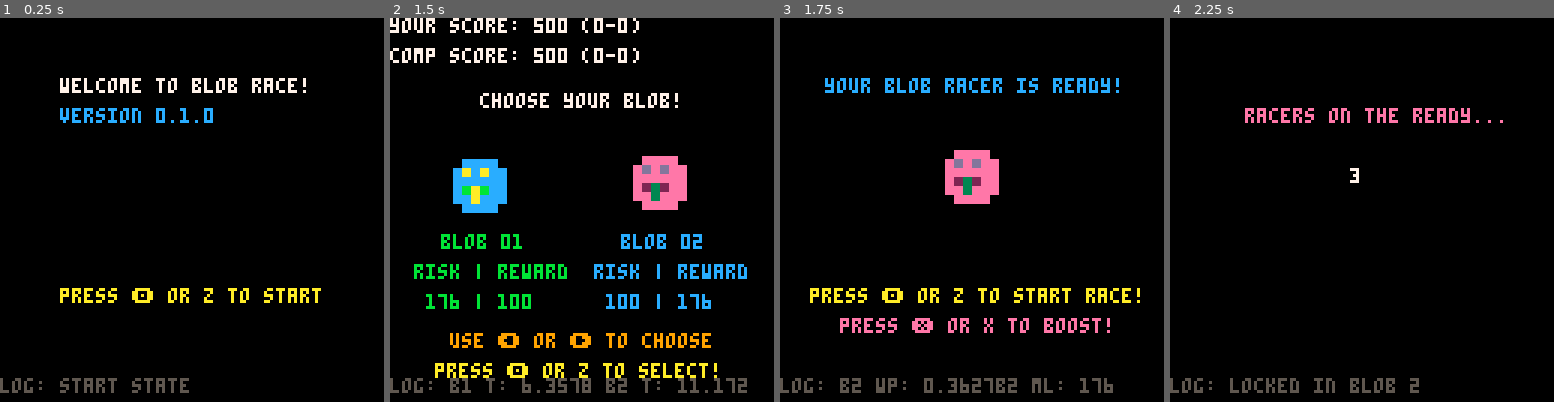
Above: before the commit, frames 1-4 (left to right).
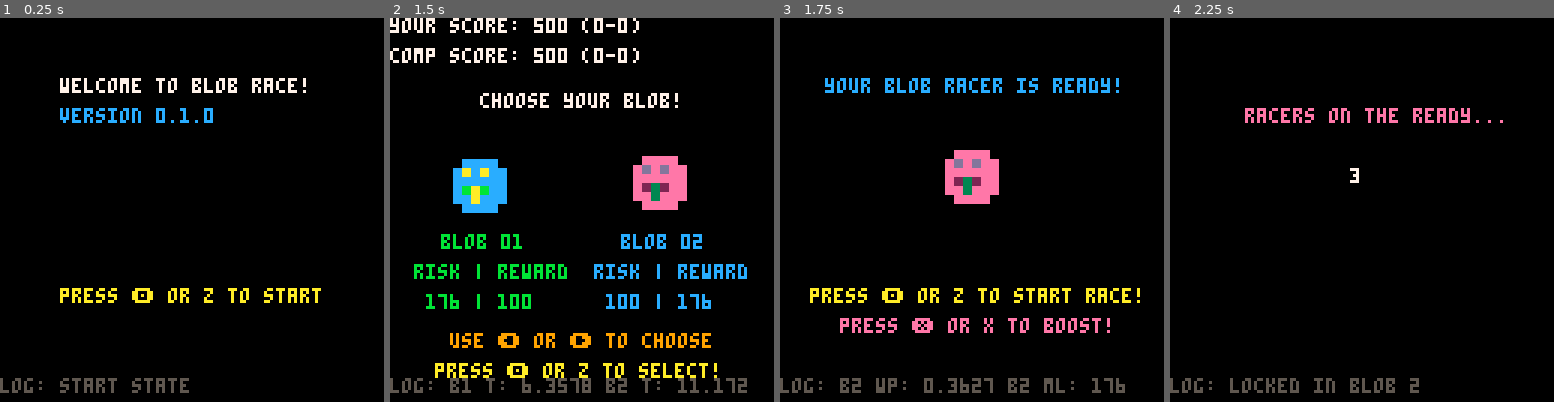
Above: after the commit, the same moments.

Repository: geopet/formula-blob
Game: PICO-8 cartridge blob_race.p8
Two runs of this game, one before a commit and one after it. Both use one fixed random seed, a clock stepped at 60 frames per second and the inputs below.
Inputs:
- Up to frame 1 (0.25 s): no input
- Up to frame 2 (1.5 s): tap X (X key) at 0.33, 1.07 s; tap O (Z key) at 0.7 s
- Up to frame 3 (1.75 s): hold Right from 1.6 s (still down); tap O (Z key) at 1.7 s
- Up to frame 4 (2.25 s): tap X (X key) at 1.85 s; release Right at 2.1 s; tap O (Z key) at 2.1 s

Frames 1-2 are identical in both runs. In frame 3, 0.6% of the frame differs, in the area x 56-90%, y 93-98%; in frame 4, nothing differs.

Commit message:
fix(scoring): address PR comments
Just making some miscellaneous changes as provided through PR review.

Diff:
--- a/blob_race.p8
+++ b/blob_race.p8
@@ -41,7 +41,7 @@
         opponent_losses = nil
     }
 
-    -- race win probablity variables
+    -- race win probability variables
     win_probability = {
         start_line = 10,
         finish_line = 120,
@@ -120,12 +120,12 @@
             selected_blob = 1
             sfx(0)
             -- log_msg = "b1 wp: " .. win_probability.blob1 .. "b1 t: " .. win_probability.blob1_expected_time
-            log_msg = "b1 wp: " .. win_probability.blob1 .. "b1 ml: " .. win_probability.blob1_moneyline
+            log_msg = "b1 wp: " .. win_probability.blob1 .. " b1 ml: " .. win_probability.blob1_moneyline
         elseif (btnp(1)) then -- right blob (2)
             selected_blob = 2
             sfx(0)
             -- log_msg = "b2 wp: " .. win_probability.blob2 .. "b2 t: " .. win_probability.blob2_expected_time
-            log_msg = "b2 wp: " .. win_probability.blob2 .. "b2 ml: " .. win_probability.blob2_moneyline
+            log_msg = "b2 wp: " .. win_probability.blob2 .. " b2 ml: " .. win_probability.blob2_moneyline
         elseif (btnp(4)) then
             if selected_blob != 0 then
                 sfx(1)
@@ -369,6 +369,12 @@
     win_probability.blob2 = blob2_speed/win_probability.total_speed
 end
 
+-- Converts a win probability (wp) into a moneyline value, a common concept in sports betting.
+-- The formula differs based on whether wp is greater than or less than 0.5:
+--   - For wp >= 0.5, the moneyline is negative, indicating a favored outcome.
+--   - For wp < 0.5, the moneyline is positive, indicating an underdog outcome.
+-- The `+0.5` adjustment ensures proper rounding to the nearest integer when using the `flr` function.
+
 function win_probability_to_moneyline(wp)
     local moneyline = 0
     if (wp >= 0.5) then
@@ -569,8 +575,14 @@
 
 function update_scoring()
     -- Determine the player's chosen blob's moneyline
-    local player_moneyline = ((selected_blob == 1) and win_probability.blob1_moneyline) or win_probability.blob2_moneyline
+    local player_moneyline
     local abs_moneyline = abs(player_moneyline)
+
+    if (selected_blob == 1) then
+        player_moneyline = win_probability.blob1_moneyline
+    else
+        player_moneyline = win_probability.blob2_moneyline
+    end
 
     if (race_winner == selected_blob) then
         -- Player wins
